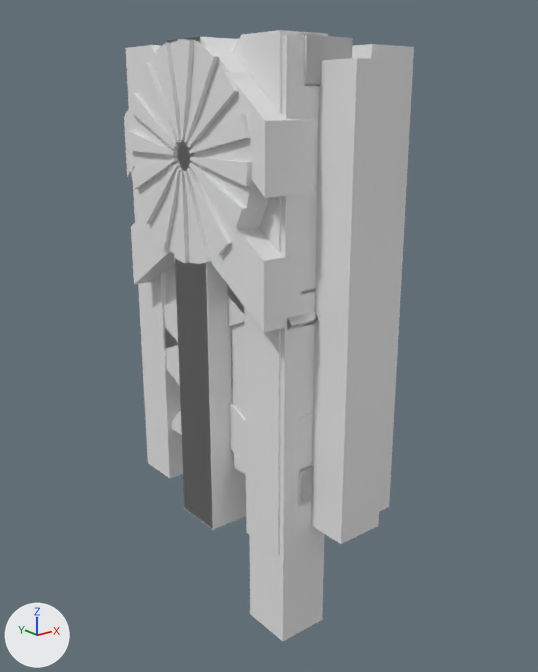
The Blender file runy.blend, before and after one commit.
Camera for both pictures: a camera (50 mm lens) standing at (-3.06, -5.03, 1.56) and looking at (0.88, -0.11, -0.4). Lighting does not change. The marker at lower left points along +X, +Y and +Z. The same objects are shown in both versions, whatever each file hides.

The older version as bpy lines, for what is in view:
```python
me_cube_005 = bpy.data.meshes.new('Cube.005')
me_cube_005.from_pydata(...)  # 227 vertices, 216 faces; spans x -1.0..1.0, y -1.0..6.14, z -1.0..1.0
me_cube_013 = bpy.data.meshes.new('Cube.013')
me_cube_013.from_pydata(...)  # 62 vertices, 49 faces; spans x -1.0..1.0, y -1.0..7.65, z -1.42..1.0
me_cube_016 = bpy.data.meshes.new('Cube.016')
me_cube_016.from_pydata(...)  # 40 vertices, 38 faces; spans x -1.0..1.0, y -1.0..4.26, z -0.47..1.0
ob_10 = bpy.data.objects.new('10', me_cube_013)
ob_10.location = (0.56, -0.75, 0.0)
ob_10.scale = (0.228, 0.228, 1.98)
ob_4 = bpy.data.objects.new('4', me_cube_005)
ob_4.location = (0.57, -0.49, 0.0)
ob_4.scale = (0.215, 0.215, 1.47)
_m = ob_4.modifiers.new('Bevel', 'BEVEL')
ob_k = bpy.data.objects.new('K', me_cube_016)
ob_k.location = (0.37, -0.02, -0.72)
ob_k.scale = (0.228, 0.228, 2.73)
_m = ob_k.modifiers.new('Mirror', 'MIRROR')
_m.use_axis = (False, True, False)
# also in view: 'J' at (1.34, -0.08, 0.02); '5' at (0.84, -0.45, 0.02); '9' at (0.71, 0.02, 0.22); '7' at (0.53, 0.13, 0.02); 'A' at (0.37, -0.01, 0.01)
```
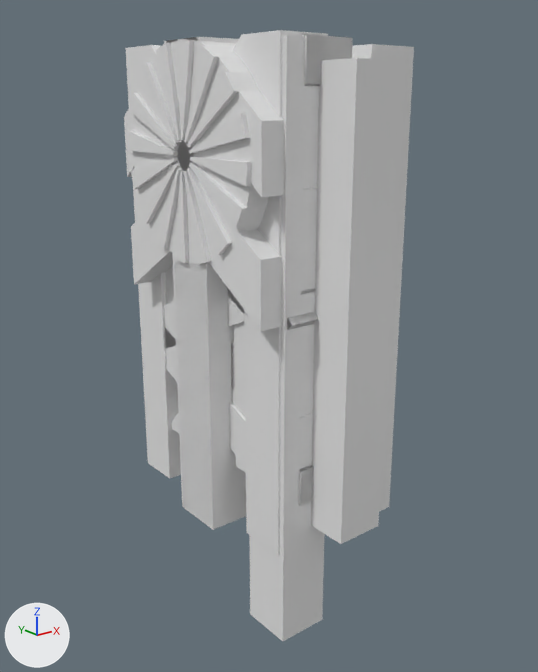
Where the newer file only moved an object's origin or applied its transform, the numbers keep the older frame.

Pixel boxes (x1, y1, x2, y2) of what changed, in the pictures (538 x 672 px):
'K', moved, rescaled: before (124, 37, 316, 529); after (124, 37, 284, 528)
'4', moved, rescaled: before (165, 264, 246, 475); after (165, 266, 246, 473)

What the commit changed:
me_cube_005 has 227 vertices, 216 faces and spans x -1.0..1.0, y -1.0..6.14, z -1.0..1.0.
me_cube_005 is used by ob_4; location (0.57, -0.49, 0.0); scale (0.215, 0.215, 1.47).
me_cube_005 part 1: the whole mesh is scaled about its middle by (0.215, 0.215, 1.47), then moved by (0.57, -2.5, 0.0).
me_cube_016 has 40 vertices, 38 faces and spans x -1.0..1.0, y -1.0..4.26, z -0.47..1.0.
me_cube_016 is used by ob_k; location (0.37, -0.02, -0.72); scale (0.228, 0.228, 2.73).
me_cube_016 part 2: the whole mesh is scaled about its middle by (0.228, 0.228, 2.73), then moved by (0.37, -1.28, -0.26).
Object '4' (ob_4) is rescaled from (0.215, 0.215, 1.47) to (1.0, 1.0, 1.0).
Object '4' (ob_4) moves from (0.57, -0.49, 0.0) to (0.0, 0.0, 0.0).
Object 'K' (ob_k) is rescaled from (0.228, 0.228, 2.73) to (1.0, 1.0, 1.0).
Object 'K' (ob_k) moves from (0.37, -0.02, -0.72) to (0.0, 0.0, 0.0).
